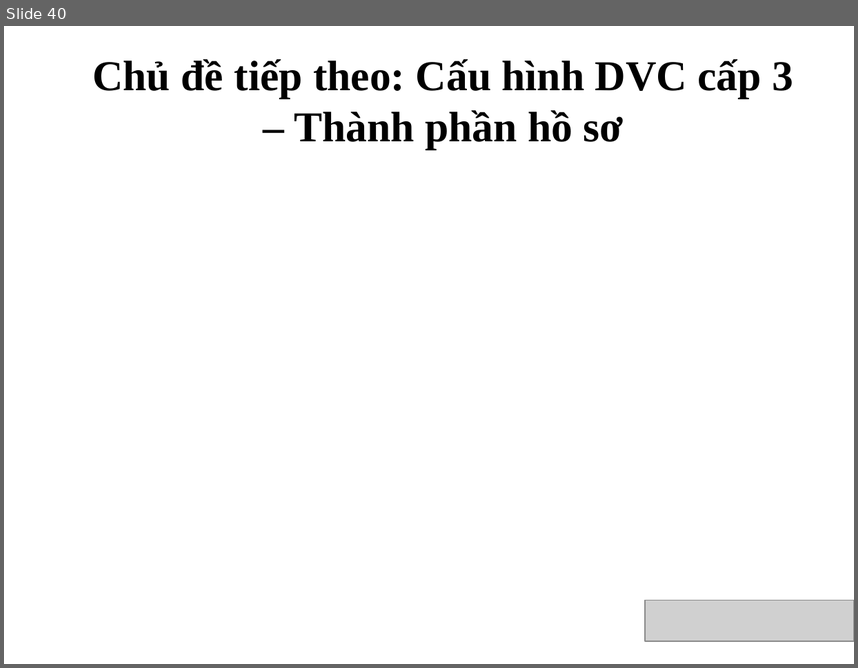
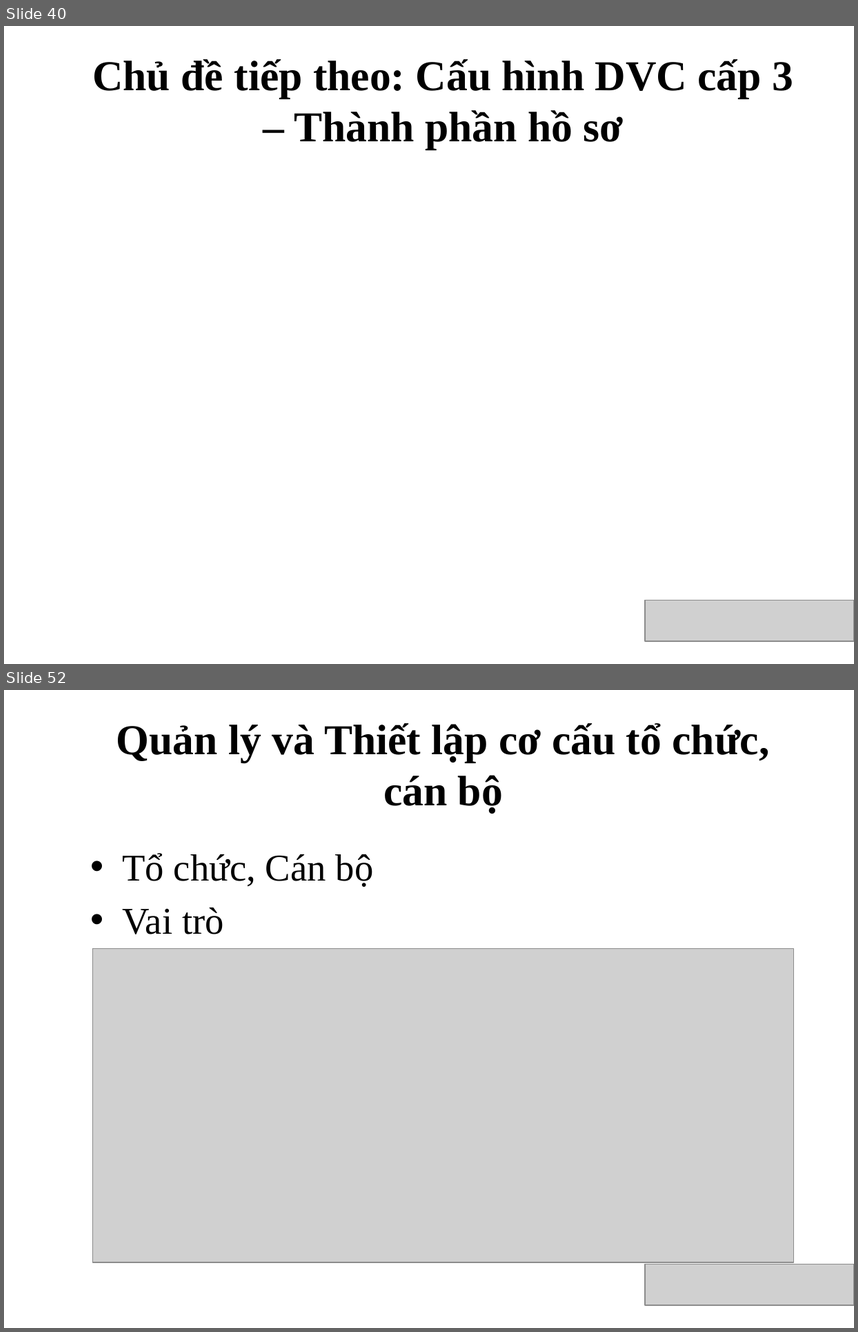
Before and after one commit to VietOpenCPS/training, a slide deck: 082016_Conference_OpenCPS_details.pptx. Shown one above the other, each under a label of ours: slide 40 before the commit, slides 40 and 52 after it; the slides between them are not shown. The pictures are 858x668 and 858x1332 pixels, drawn with LibreOffice and Linux fonts; fonts in the diff are those of the drawing; grey boxes stand for pictures; background and template pictures are left out. Boxes give left, top, right and bottom in pixels: in the first picture for what was removed or moved away, otherwise in the second. Text is boxed around its words. In the diff, an @@ line names an element or a change of style, - is before the commit and + after.

```diff
--- a/082016_Conference_OpenCPS_details.pptx
+++ b/082016_Conference_OpenCPS_details.pptx
@@ slide 52 added at [4, 690, 854, 1328], background picture (left out) @@
@@ text added at [116, 723, 769, 814], 36 pt, text #000000, bold @@
+Quản lý và Thiết lập cơ cấu tổ chức, cán bộ
@@ text added at [122, 853, 374, 934], 32 pt, text #000000 @@
+• Tổ chức, Cán bộ
+• Vai trò
@@ picture added at [92, 949, 794, 1262] @@
@@ picture added at [645, 1264, 854, 1305] @@
```
Also in this commit, not shown: 20 other slides added.
